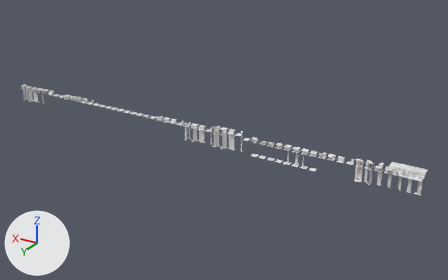
What one commit did to the Blender file ArtSource/BiomeKit.blend.
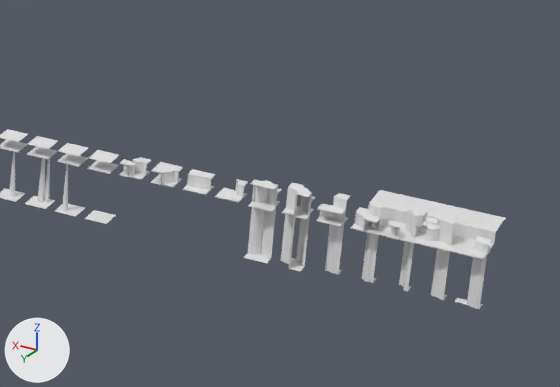
The first picture shows the older version from a camera (50 mm lens) standing at (-80.0, 391.0, 190.0) and looking at (163.0, -16.0, -13.0). The close-ups show the older and then the newer version on the part from 63% to 99% of the width and 39% to 78% of the height of that picture. Only the edits that show in the close-ups are written down. Arrows for +X, +Y and +Z are at lower left; the lights stay in place.
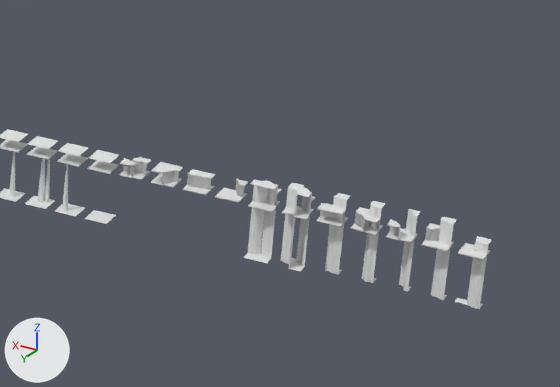
Where the change shows, as pixel boxes [x1, y1, x2, y2] in the close-ups (560 x 387 px):
'K_CliffDrop_AABC', reshaped
    before: [422, 223, 450, 300]
    after: [422, 223, 451, 300]
'K_CliffDrop_BABC', reshaped
    before: [351, 207, 380, 283]
    after: [351, 207, 381, 283]
'K_Cliff_2_demo', deleted
    before: [465, 222, 499, 249]
'K_Cliff_2_demo.001', deleted
    before: [447, 216, 473, 243]
'K_Ramp_demo', deleted
    before: [416, 210, 447, 234]
'K_Cliff_2_demo.002', deleted
    before: [392, 204, 422, 229]
'K_Floor_demo.005', deleted
    before: [473, 212, 505, 227]
'K_Floor_demo.006', deleted
    before: [448, 206, 480, 221]
'K_Floor_demo.007', deleted
    before: [423, 201, 454, 216]
'K_Cliff_2_demo.003', deleted
    before: [368, 199, 397, 225]
'K_Floor_demo.008', deleted
    before: [398, 195, 429, 210]
'K_Floor_demo.009', deleted
    before: [373, 190, 404, 204]
'K_Floor_demo.003', deleted
    before: [381, 226, 410, 241]
'K_Floor_demo.001', deleted
    before: [434, 240, 464, 253]
'K_Floor_demo.002', deleted
    before: [407, 232, 435, 247]
'K_Floor_demo.004', deleted
    before: [356, 221, 387, 235]
part 1 of me_k_cliffdrop_aabc, reshaped
    before: [425, 228, 439, 241]
    after: [438, 231, 451, 246]
part 2 of me_k_cliffdrop_babc, deleted
    before: [356, 213, 364, 230]
part 3 of me_k_cliff_2_001, reshaped
    before: [187, 174, 211, 190]
part 4 of me_k_cliff_3, deleted
    before: [162, 171, 179, 183]
part 5 of me_k_cliff_d, built on
    after: [124, 157, 147, 166]
part 6 of me_k_cliff_d, reshaped
    before: [125, 163, 147, 176]

The change in detail:
me_k_cliffdrop_aabc is used by ob_k_cliffdrop_aabc; location (7.0, 0.0, 0.0).
me_k_cliffdrop_aabc had 1028 vertices, 812 faces and spanned x -2.5..2.5, y -2.5..2.5, z -12.0..2.54.
me_k_cliffdrop_aabc now has 1168 vertices, 963 faces and spans x -2.5..2.5, y -2.5..2.5, z -12.0..2.66.
me_k_cliffdrop_aabc part 1: 18 vertices removed from x -2.23..2.24, y -0.77..0.27, z -0.03; 61 vertices added at x -2.5..2.46, y -0.8..0.35, z -0.03..0.16.
Other edits to the shape of me_k_cliffdrop_aabc do not show in these pictures.
me_k_cliffdrop_babc is used by ob_k_cliffdrop_babc; location (21.0, 0.0, 0.0).
me_k_cliffdrop_babc had 1178 vertices, 933 faces and spanned x -2.5..2.5, y -2.5..2.5, z -12.0..2.54.
me_k_cliffdrop_babc now has 1357 vertices, 1129 faces and spans x -2.5..2.5, y -2.5..2.5, z -12.0..2.66.
me_k_cliffdrop_babc part 2: 18 vertices removed from x 0.1..2.24, y 0.14..2.28, z -0.03.
Other edits to the shape of me_k_cliffdrop_babc do not show in these pictures.
me_k_cliff_2_001 is used by ob_k_cliff_2; location (56.0, 0.0, 0.0).
me_k_cliff_2_001 had 985 vertices, 799 faces and spanned x -2.5..2.5, y -2.5..2.5, z -0.03..2.53.
me_k_cliff_2_001 now has 1071 vertices, 896 faces and spans x -2.5..2.5, y -2.5..2.5, z -0.03..2.66.
me_k_cliff_2_001 part 3: 23 vertices removed from x -2.25..2.23, y -0.01..0.46, z -0.03; 1 vertex added at x -2.46, y 0.04, z -0.03.
Other edits to the shape of me_k_cliff_2_001 do not show in these pictures.
me_k_cliff_3 is used by ob_k_cliff_3; location (63.0, 0.0, 0.0).
me_k_cliff_3 had 949 vertices, 775 faces and spanned x -2.5..2.5, y -2.5..2.5, z -0.03..2.54.
me_k_cliff_3 now has 1024 vertices, 866 faces and spans x -2.5..2.5, y -2.5..2.5, z -0.03..2.66.
me_k_cliff_3 part 4: 18 vertices removed from x -2.25..-0.12, y 0.09..2.24, z -0.03.
Other edits to the shape of me_k_cliff_3 do not show in these pictures.
me_k_cliff_d is used by ob_k_cliff_d; location (70.0, 0.0, 0.0).
me_k_cliff_d had 1550 vertices, 1234 faces and spanned x -2.5..2.5, y -2.5..2.5, z -0.03..2.54.
me_k_cliff_d now has 1735 vertices, 1471 faces and spans x -2.5..2.5, y -2.5..2.5, z -0.03..2.66.
me_k_cliff_d part 5: 1 vertex removed from x 0.27, y 2.23, z 2.47; 237 vertices added at x -2.5..2.5, y -2.5..2.5, z 2.47..2.66.
me_k_cliff_d part 6: 54 vertices removed from x -2.25..2.26, y -2.23..2.25, z -0.03; 3 vertices added at x -2.46..2.46, y -2.46..0.04, z -0.03.
Object 'K_Floor_demo.001' (ob_k_floor_demo_001) is deleted.
Object 'K_Floor_demo.002' (ob_k_floor_demo_002) is deleted.
Object 'K_Floor_demo.003' (ob_k_floor_demo_003) is deleted.
Object 'K_Floor_demo.004' (ob_k_floor_demo_004) is deleted.
Object 'K_Cliff_2_demo' (ob_k_cliff_2_demo) is deleted.
Object 'K_Cliff_2_demo.001' (ob_k_cliff_2_demo_001) is deleted.
Object 'K_Ramp_demo' (ob_k_ramp_demo) is deleted.
Object 'K_Cliff_2_demo.002' (ob_k_cliff_2_demo_002) is deleted.
Object 'K_Cliff_2_demo.003' (ob_k_cliff_2_demo_003) is deleted.
Object 'K_Floor_demo.005' (ob_k_floor_demo_005) is deleted.
Object 'K_Floor_demo.006' (ob_k_floor_demo_006) is deleted.
Object 'K_Floor_demo.007' (ob_k_floor_demo_007) is deleted.
Object 'K_Floor_demo.008' (ob_k_floor_demo_008) is deleted.
Object 'K_Floor_demo.009' (ob_k_floor_demo_009) is deleted.
